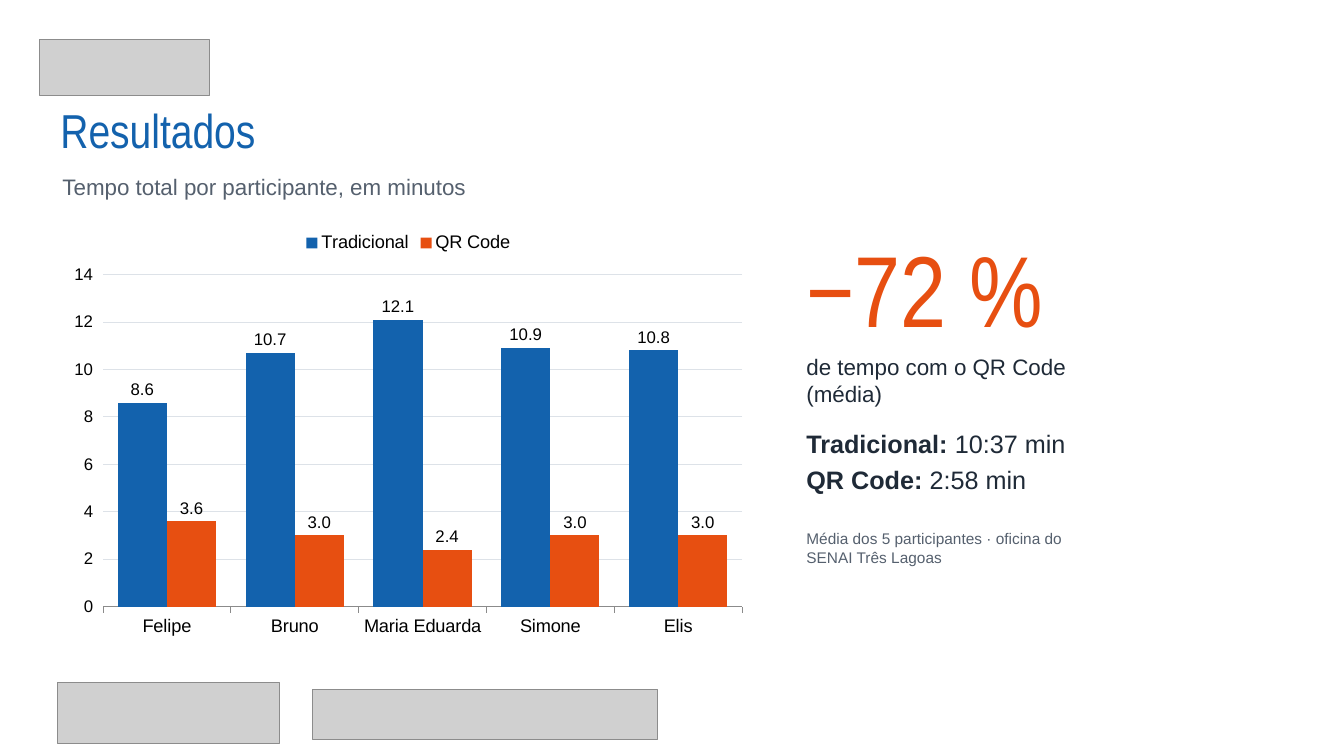
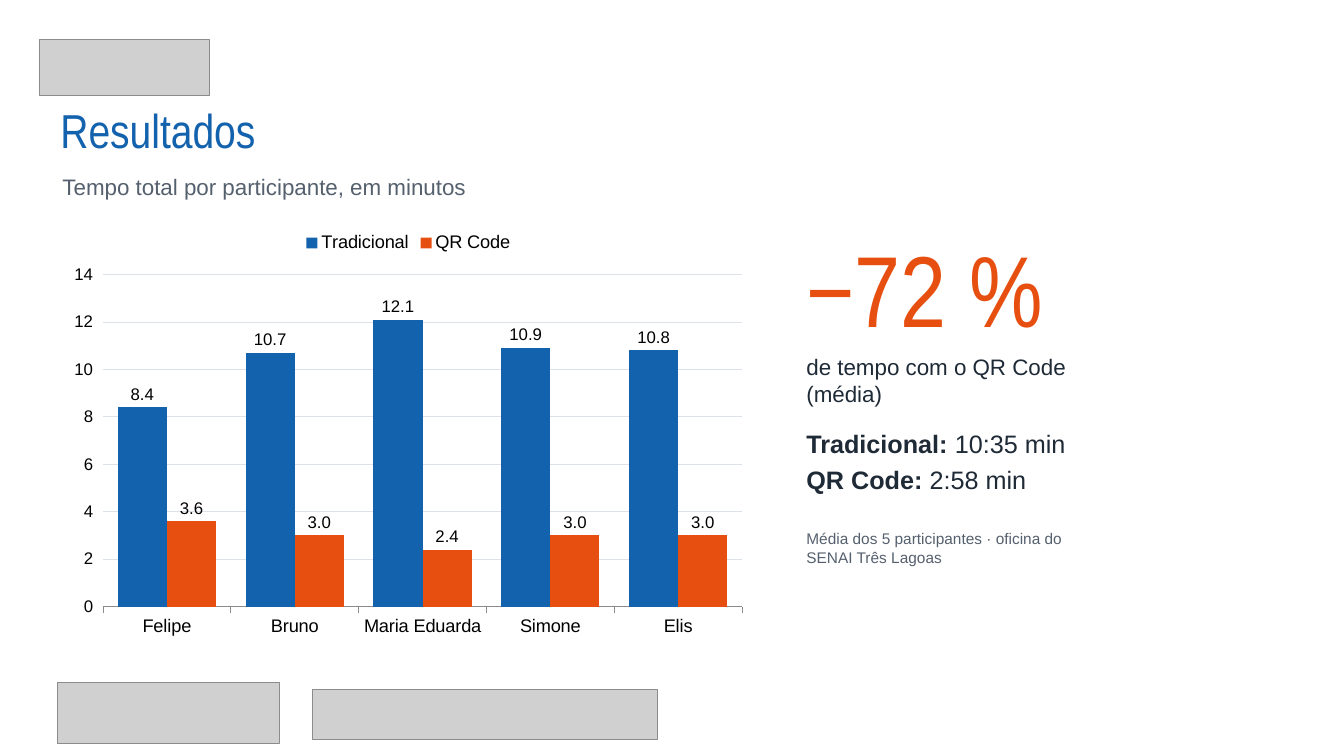
Before and after one commit to venerandodasilvawesley-debug/projeto-integrador-qrcode-lubrificantes, a slide deck: slide 12 of apresentacao/Apresentacao_PI_QRCode_Lubrificantes.pptx. Drawn at 1344x756 pixels with LibreOffice and Linux fonts; fonts in the diff are those of the drawing; grey boxes stand for pictures; background and template pictures are left out. Boxes give left, top, right and bottom in pixels: in the first picture for what was removed or moved away, otherwise in the second. Text is boxed around its words. In the diff, an @@ line names an element or a change of style, - is before the commit and + after.

```diff
--- a/apresentacao/Apresentacao_PI_QRCode_Lubrificantes.pptx
+++ b/apresentacao/Apresentacao_PI_QRCode_Lubrificantes.pptx
@@ column chart at (60,222,756,645) @@
@@ Tradicional, Felipe: 8.6 to 8.4 @@
@@ text at (806,434,1066,454): text changed @@
-Tradicional: 10:37 min
+Tradicional: 10:35 min
```
Also in this commit, not shown: 1 other slide changed, 6 other files.
